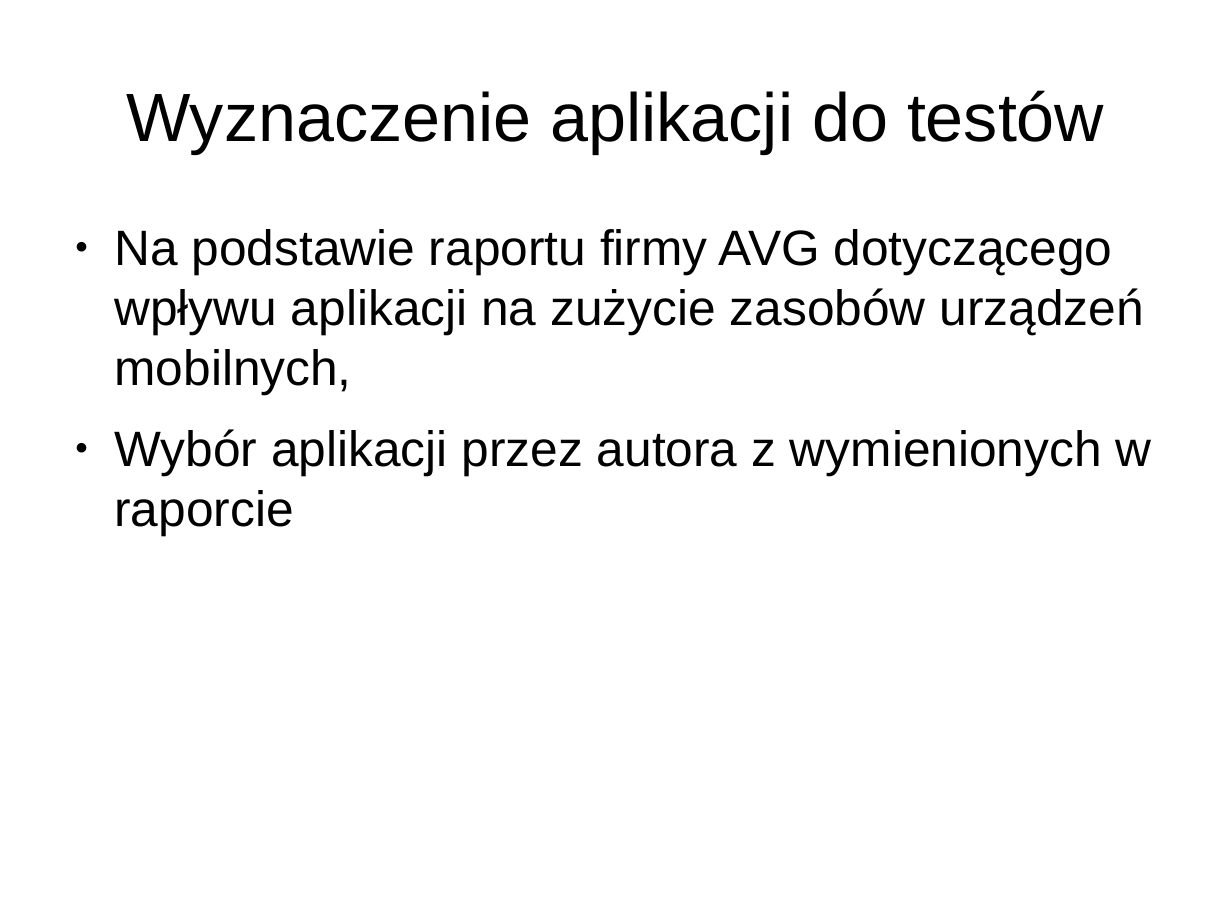
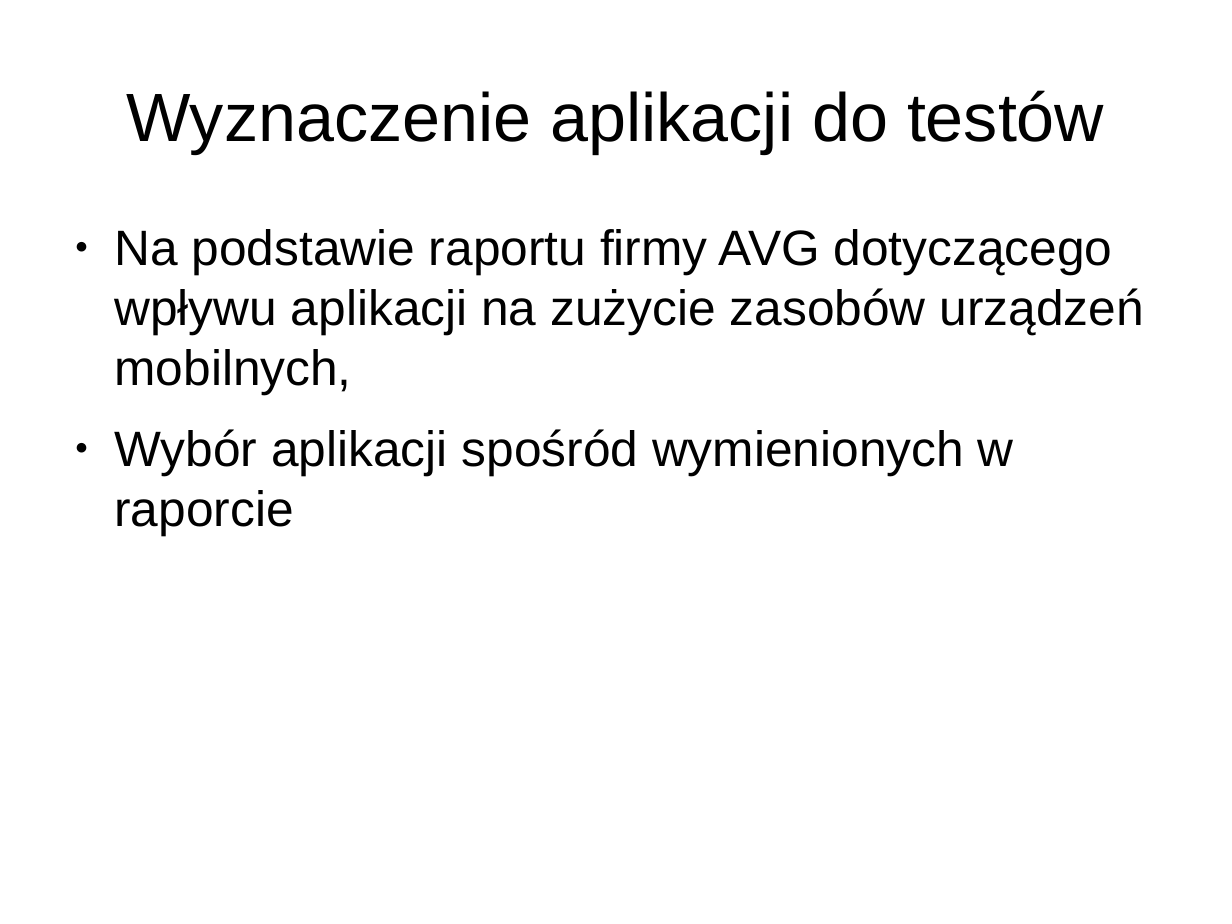
Before and after one commit to aksinghdce/master-thesis, a slide deck: slide 6 of prezentacja.odp. Drawn at 1232x924 pixels with LibreOffice and Linux fonts; fonts in the diff are those of the drawing. Boxes give left, top, right and bottom in pixels: in the first picture for what was removed or moved away, otherwise in the second. Text is boxed around its words. In the diff, an @@ line names an element or a change of style, - is before the commit and + after.

```diff
--- a/prezentacja.odp
+++ b/prezentacja.odp
@@ text at bbox=[114, 429, 1014, 535]: text changed @@
-● Wybór aplikacji przez autora z wymienionych w raporcie
+● Wybór aplikacji spośród wymienionych w raporcie
```
Also in this commit, not shown: 4 other slides changed, 3 slides added.
